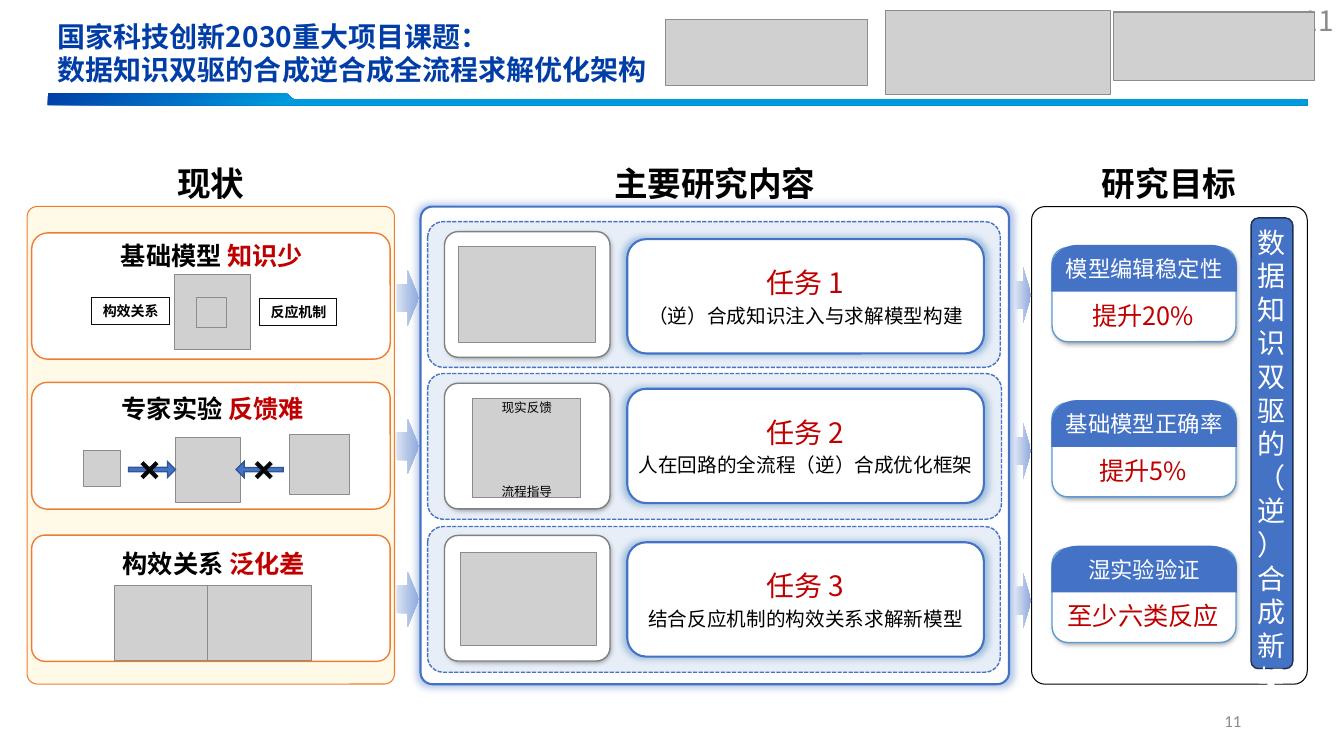
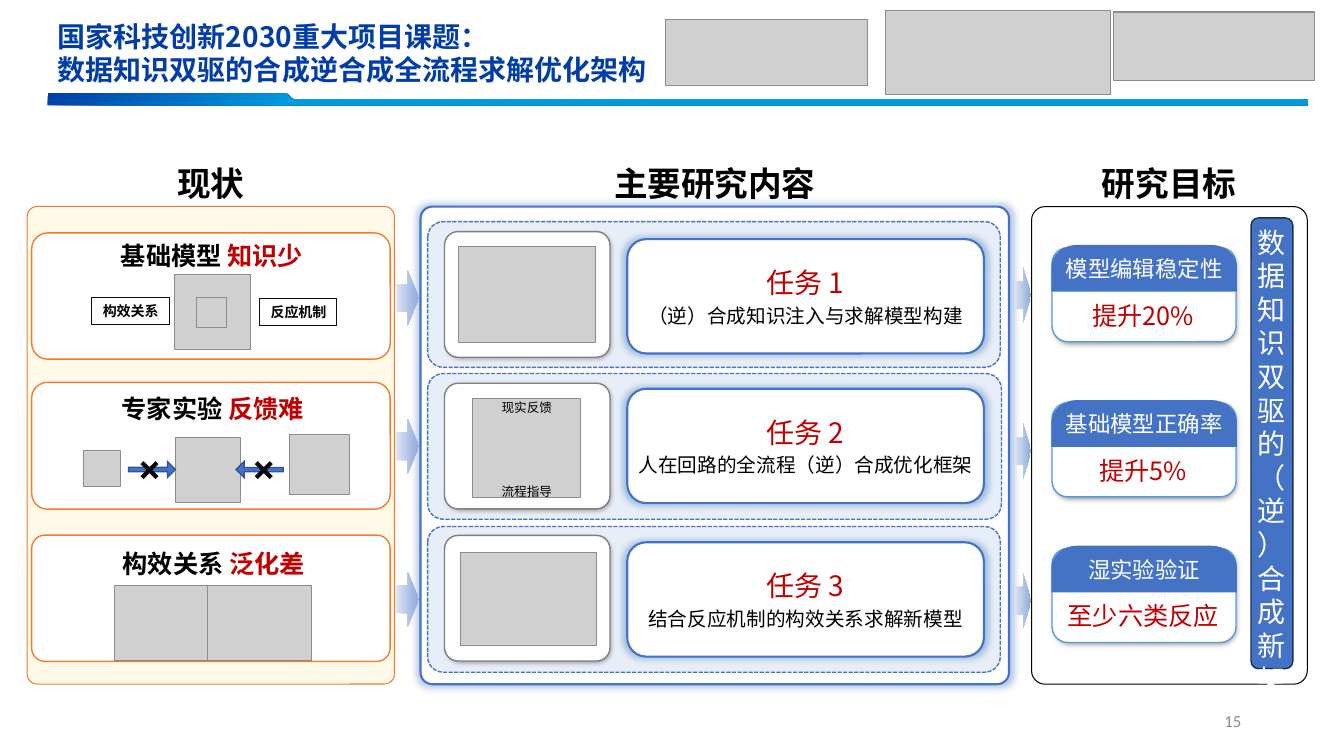
Before and after one commit to yzlbig/Picture-bed, a slide deck: slide 15 of 余志椋介绍 .pptx (slide 11 before the commit). Drawn at 1344x756 pixels with LibreOffice and Linux fonts; fonts in the diff are those of the drawing; grey boxes stand for pictures. Boxes give left, top, right and bottom in pixels: in the first picture for what was removed or moved away, otherwise in the second. Text is boxed around its words. In the diff, an @@ line names an element or a change of style, - is before the commit and + after.

```diff
--- a/余志椋介绍 .pptx
+++ b/余志椋介绍 .pptx
@@ page number removed at box(1303, 10, 1334, 39) @@
-11
@@ page number at box(1224, 716, 1241, 727): text changed @@
-11
+15
```
Also in this commit, not shown: 13 other slides changed, 7 slides added.
